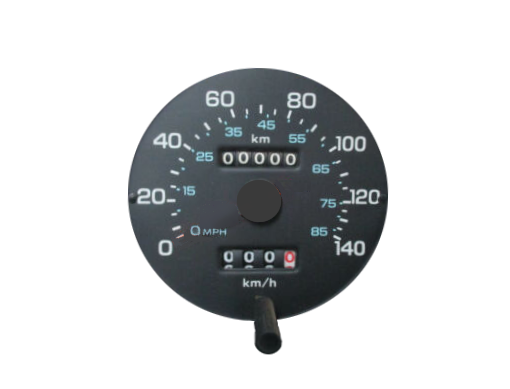
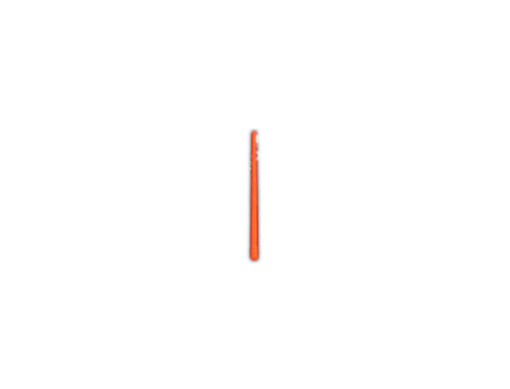
Two versions of the same layered image (510 × 389). Layer-by-layer changes:
added layer "needle" above "center" over [226, 125, 264, 283]
hid "center" over [237, 180, 281, 222]
hid "needle-gone" over [171, 178, 311, 252]
hid "front" over [127, 67, 389, 355]
